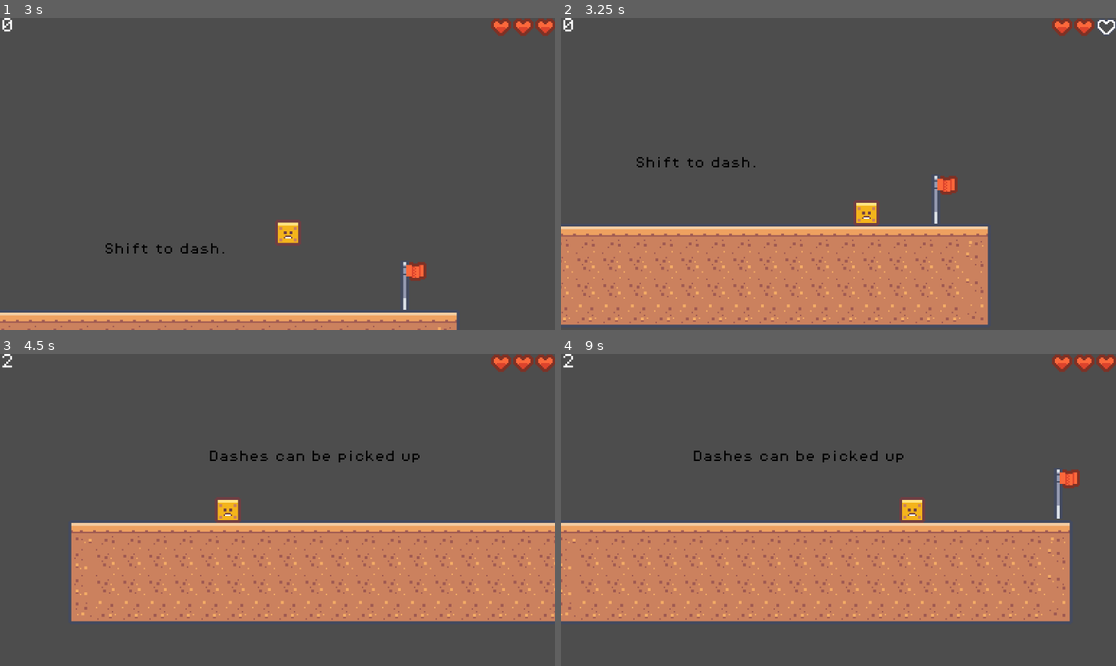
Above: before the commit, frames 1-4 (two rows, left to right).
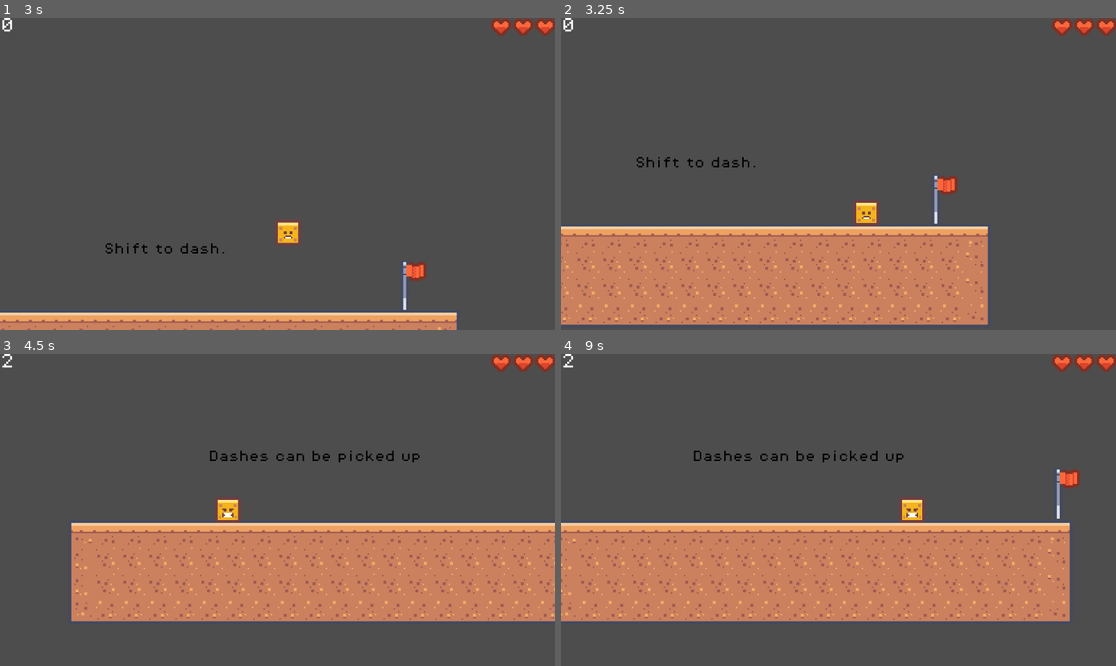
Above: after the commit, the same moments.

Repository: AadiCJ/dashGame
Game: Godot game, scene res://levels/level_1.tscn
Two runs of this game, one before a commit and one after it. Both use one fixed random seed, a clock stepped at 60 frames per second and the inputs below.
Inputs (mouse positions are in pixels of both pictures, inside the frame that each line leads up to):
- Up to frame 1 (3 s): tap Enter at 0.5 s; move the mouse to (399, 158) at 0.52 s; hold Space (jump) 0.53-1.28 s; hold D (move_right) 0.53-2.03 s; click (399, 158) at 0.6 s; move the mouse to (166, 189) at 1.27 s; tap Space (jump) at 1.35, 1.52, 1.82 s; click (166, 189) at 1.55 s; move the mouse to (333, 105) at 2.02 s; hold Left (move_left) 2.03-2.78 s; hold Space (jump) 2.03-2.78 s; click (333, 105) at 2.1 s; move the mouse to (249, 236) at 2.77 s; hold D (move_right) from 2.78 s (still down); click (249, 236) at 2.85 s
- Up to frame 2 (3.25 s): keep holding D (move_right); tap Space (jump) at 3.02 s
- Up to frame 3 (4.5 s): tap Space (jump) at 3.32 s; move the mouse to (444, 556) at 3.52 s; hold Space (jump) 3.53-4.28 s; move the mouse to (111, 463) at 4.27 s; release D (move_right) at 4.28 s; hold Left (move_left) from 4.28 s (still down); click (111, 463) at 4.35 s
- Up to frame 4 (9 s): tap Space (jump) at 4.52, 4.82, 5.85, 6.02, 6.32, 7.52, 7.82 s; move the mouse to (866, 510) at 5.02 s; release Left (move_left) at 5.03 s; hold D (move_right) 5.03-5.78 s; hold Space (jump) 5.03-5.78 s; click (866, 510) at 5.1 s; move the mouse to (755, 432) at 5.77 s; hold Left (move_left) 5.78-7.28 s; click (755, 432) at 6.05 s; move the mouse to (960, 494) at 6.52 s; hold Space (jump) 6.53-7.28 s; click (960, 494) at 6.6 s; move the mouse to (727, 525) at 7.27 s; hold D (move_right) from 7.28 s (still down); click (727, 525) at 7.35 s; move the mouse to (894, 441) at 8.02 s; hold Space (jump) 8.03-8.78 s; move the mouse to (810, 572) at 8.77 s; click (810, 572) at 8.85 s

Frame 1 is identical in both runs. In frame 2, 0.2% of the frame differs, in the area x 96-100%, y 0-6%; in frame 3, less than 0.1%; in frame 4, less than 0.1%.

Commit message:
Added Enemies
finally jesus chriiistttt should've been the second thing i implemented ffs. anyway, they work, they're good (i had so much issue getting the moveError to work you have no clue)

Diff:
--- /dev/null
+++ b/scenes/enemy.tscn
@@ -0,0 +1,57 @@
+[gd_scene load_steps=6 format=3 uid="uid://bx4q6o8h464mh"]
+
+[ext_resource type="Texture2D" uid="uid://5ac2xulr6ekg" path="res://assets/sprites/tilemap-characters_packed.png" id="1_7p1mj"]
+[ext_resource type="Script" uid="uid://dw3amu7eoc2yk" path="res://scripts/enemy.gd" id="1_md0e3"]
+
+[sub_resource type="AtlasTexture" id="AtlasTexture_md0e3"]
+atlas = ExtResource("1_7p1mj")
+region = Rect2(0, 0, 24, 24)
+
+[sub_resource type="AtlasTexture" id="AtlasTexture_4ra3w"]
+atlas = ExtResource("1_7p1mj")
+region = Rect2(24, 0, 24, 24)
+
+[sub_resource type="SpriteFrames" id="SpriteFrames_5uy6h"]
+animations = [{
+"frames": [{
+"duration": 1.0,
+"texture": SubResource("AtlasTexture_md0e3")
+}, {
+"duration": 1.0,
+"texture": SubResource("AtlasTexture_4ra3w")
+}],
+"loop": true,
+"name": &"default",
+"speed": 5.0
+}]
+
+[node name="Enemy" type="Area2D"]
+collision_mask = 2
+script = ExtResource("1_md0e3")
+
+[node name="AnimatedSprite2D" type="AnimatedSprite2D" parent="."]
+sprite_frames = SubResource("SpriteFrames_5uy6h")
+
+[node name="CollisionPolygon2D" type="CollisionPolygon2D" parent="."]
+polygon = PackedVector2Array(0, -9, -8, -6, -8, 3, 0, 12, 8, 3, 8, -6)
+
+[node name="RayRight" type="RayCast2D" parent="."]
+target_position = Vector2(11, 0)
+
+[node name="RayLeft" type="RayCast2D" parent="."]
+target_position = Vector2(-11, 0)
+
+[node name="RayRightDown" type="RayCast2D" parent="."]
+position = Vector2(11, 0)
+target_position = Vector2(0, 25)
+
+[node name="RayLeftDown" type="RayCast2D" parent="."]
+position = Vector2(-11, 0)
+target_position = Vector2(0, 25)
+
+[node name="CheckTimer" type="Timer" parent="."]
+wait_time = 0.1
+autostart = true
+
+[connection signal="body_entered" from="." to="." method="_on_body_entered"]
+[connection signal="timeout" from="CheckTimer" to="." method="_on_check_timer_timeout"]
--- a/scenes/player.tscn
+++ b/scenes/player.tscn
@@ -1,8 +1,12 @@
-[gd_scene load_steps=7 format=3 uid="uid://bmec34vf4myt5"]
+[gd_scene load_steps=8 format=3 uid="uid://bmec34vf4myt5"]
 
 [ext_resource type="Texture2D" uid="uid://5ac2xulr6ekg" path="res://assets/sprites/tilemap-characters_packed.png" id="1_3vyb7"]
 [ext_resource type="Script" uid="uid://b5tucn7mf1fb4" path="res://scripts/player.gd" id="1_g2els"]
 [ext_resource type="PackedScene" uid="uid://bxts6n0pw54v5" path="res://scenes/hud.tscn" id="3_qhqgy"]
+
+[sub_resource type="AtlasTexture" id="AtlasTexture_dqkch"]
+atlas = ExtResource("1_3vyb7")
+region = Rect2(72, 24, 24, 24)
 
 [sub_resource type="AtlasTexture" id="AtlasTexture_qhqgy"]
 atlas = ExtResource("1_3vyb7")
@@ -10,6 +14,14 @@
 
 [sub_resource type="SpriteFrames" id="SpriteFrames_dqkch"]
 animations = [{
+"frames": [{
+"duration": 1.0,
+"texture": SubResource("AtlasTexture_dqkch")
+}],
+"loop": true,
+"name": &"dash",
+"speed": 5.0
+}, {
 "frames": [{
 "duration": 1.0,
 "texture": SubResource("AtlasTexture_qhqgy")
@@ -29,6 +41,7 @@
 
 [node name="AnimatedSprite2D" type="AnimatedSprite2D" parent="."]
 sprite_frames = SubResource("SpriteFrames_dqkch")
+autoplay = "default"
 
 [node name="CollisionShape2D" type="CollisionShape2D" parent="."]
 shape = SubResource("RectangleShape2D_g2els")
--- a/scripts/SignalBus.gd
+++ b/scripts/SignalBus.gd
@@ -10,5 +10,6 @@
 signal isClimbing()
 signal stoppedClimbing()
 signal healthUpdated(currentHealth: int)
+signal damage(value: int)
 
 @warning_ignore_restore("unused_signal")
--- /dev/null
+++ b/scripts/enemy.gd
@@ -0,0 +1,43 @@
+extends Node2D
+
+
+const DAMAGE = 1
+const SPEED = 80
+var direction = 1
+var canMove = true
+var checks = 0
+var forgiven = 0
+
+func _physics_process(delta: float) -> void:
+	if canMove == false:
+		return
+
+	if $RayRight.is_colliding():
+		direction = -1
+		checks += 1
+	if $RayLeft.is_colliding():
+		direction = 1
+		checks += 1
+	if not $RayLeftDown.is_colliding():
+		direction = 1
+		checks += 1
+	if not $RayRightDown.is_colliding():
+		direction = -1
+		checks += 1
+
+	position.x += direction * SPEED * delta
+
+	print(checks/delta)
+	if checks/delta >= 120:
+		moveError()
+	checks = 0
+
+func moveError():
+	forgiven += 1
+	if forgiven > 3:
+		print_debug("Error in movement, too many checks/delta")
+		canMove = false
+
+
+func _on_body_entered(_body:Node2D) -> void:
+	SignalBus.damage.emit(1)
--- a/scripts/player.gd
+++ b/scripts/player.gd
@@ -8,12 +8,20 @@
 const DOUBLE_JUMP_VELOCITY = -1 * SPEED * DASH_FACTOR
 
 var actualSpeed := SPEED
-var dashes := 3
 var hasDied := false
 var doubleJumped := false
 var canDash := true
 var mStyle = movementStyles.MOVE
 var velocityLastFrame = 0
+
+var isDashing = false
+
+var dashes := 3:
+	set(value):
+		dashes = clamp(value, 0, 3)
+		SignalBus.dashesUpdated.emit(dashes)
+
+
 var health = 3:
 	set(value):
 		health = value
@@ -26,11 +34,19 @@
 	SignalBus.died.connect(_on_died)
 	SignalBus.isClimbing.connect(_on_start_climbing)
 	SignalBus.stoppedClimbing.connect(_on_stopped_climbing)
+	SignalBus.dashStarted.connect(_on_started_dash)
+	SignalBus.dashEnded.connect(_on_ended_dash)
+	SignalBus.damage.connect(_on_damage)
 
 
 func _process(_delta: float) -> void:
 	if health <= 0:
 		SignalBus.died.emit()
+
+	if isDashing:
+		$AnimatedSprite2D.play("dash")
+	else:
+		$AnimatedSprite2D.play("default")
 
 
 func _physics_process(delta: float) -> void:
@@ -55,8 +71,7 @@
 			#double jump handling
 			if (Input.is_action_pressed("jump") and Input.is_action_just_pressed("dash")
 				and not doubleJumped and dashes > 0 and not hasDied):
-
-				updateDashes(-1)
+				dashes -= 1
 				canDash = false
 				doubleJumped = true
 				velocity.y = DOUBLE_JUMP_VELOCITY
@@ -71,7 +86,7 @@
 		if dashes > 0 and direction and canDash:
 			if Input.is_action_just_pressed("dash"):
 				canDash = false
-				updateDashes(-1)
+				dashes -= 1
 				actualSpeed = SPEED * DASH_FACTOR
 				$DashTimer.start()
 				SignalBus.dashStarted.emit()
@@ -79,7 +94,7 @@
 
 		if is_on_floor():
 			doubleJumped = false
-			if velocityLastFrame > abs(JUMP_VELOCITY + DOUBLE_JUMP_VELOCITY) - 150:
+			if velocityLastFrame > abs(JUMP_VELOCITY + DOUBLE_JUMP_VELOCITY) - 100:
 				health -= 1
 
 	elif mStyle == movementStyles.CLIMB:
@@ -100,12 +115,7 @@
 	#tell the enemies when the dash is over
 
 func _on_dash_picked_up() -> void:
-	updateDashes(1)
-
-func updateDashes(change: int) -> void:
-	dashes = clamp(dashes+change, 0, MAX_DASHES)
-	SignalBus.dashesUpdated.emit(dashes)
-	#tell the hud to update
+	dashes += 1
 
 func _on_died():
 	#upward bounce when you die
@@ -126,9 +136,18 @@
 enum movementStyles {
 	MOVE,
 	CLIMB,
-	WALL
 }
 
 
 func _on_death_timer_timeout() -> void:
 	get_tree().reload_current_scene()
+
+
+func _on_started_dash():
+	isDashing = true
+
+func _on_ended_dash():
+	isDashing = false
+
+func _on_damage(damage: int):
+	health -= damage
Not shown, added: scripts/enemy.gd.uid
